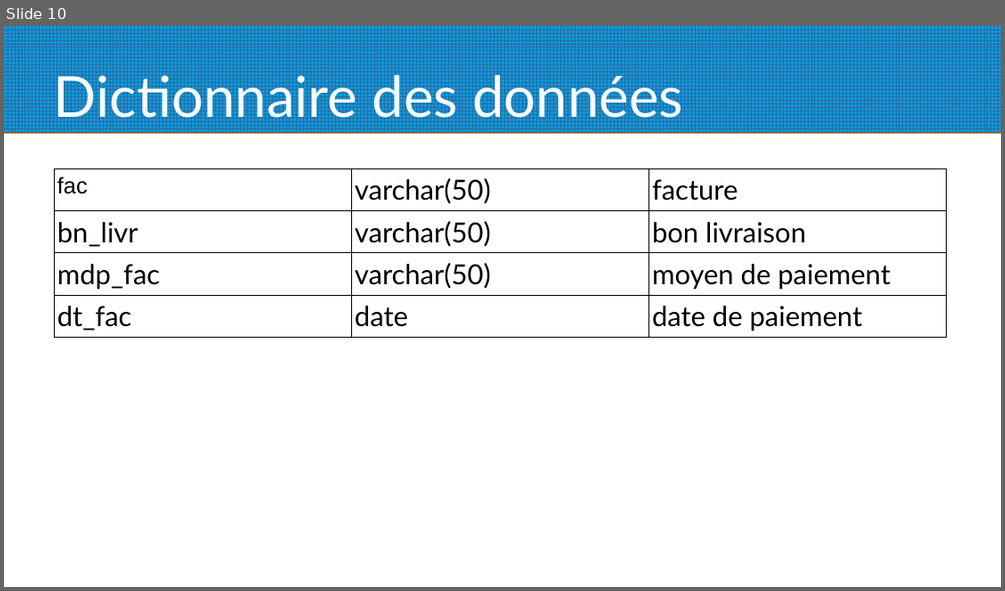
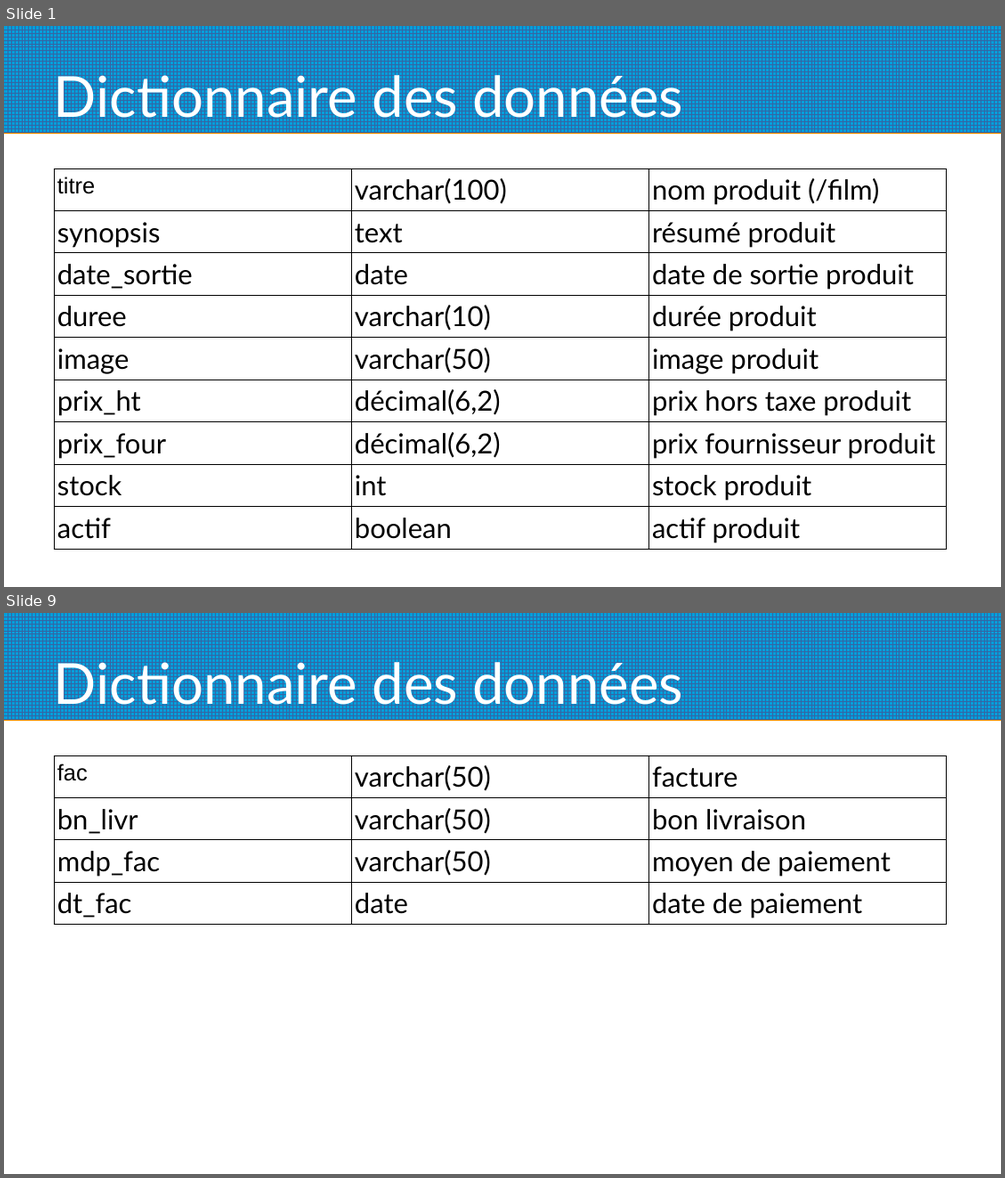
Before and after one commit to gotied/Fil_Rouge, a slide deck: Base_de_donnee/dictionnaire des donnees.odp. Shown one above the other, each under a label of ours: slide 10 before the commit, slides 1 and 9 after it; the slides between them are not shown. The pictures are 1005x591 and 1005x1178 pixels, drawn with LibreOffice and Linux fonts; fonts in the diff are those of the drawing. Boxes give left, top, right and bottom in pixels: in the first picture for what was removed or moved away, otherwise in the second. Text is boxed around its words. In the diff, an @@ line names an element or a change of style, - is before the commit and + after.

```diff
--- a/Base_de_donnee/dictionnaire des donnees.odp
+++ b/Base_de_donnee/dictionnaire des donnees.odp
@@ slide 1 added at <box>4,26,1001,587</box>, background #FFFFFF; not listed: 1 template element that a slide beside it also shows @@
@@ title added at <box>54,68,683,127</box>, 45 pt, text #FFFFFF @@
+Dictionnaire des données
@@ table added at <box>54,168,947,547</box>, 9 rows, 3 columns @@
+titre | varchar(100) | nom produit (/film)
+synopsis | text | résumé produit
+date_sortie | date | date de sortie produit
+duree | varchar(10) | durée produit
+image | varchar(50) | image produit
+prix_ht | décimal(6,2) | prix hors taxe produit
+prix_four | décimal(6,2) | prix fournisseur produit
+stock | int | stock produit
+actif | boolean | actif produit
@@ what was slide 10 is now slide 9 @@
```
Also in this commit, not shown: 8 slides changed, 2 slides removed, 1 other file.
